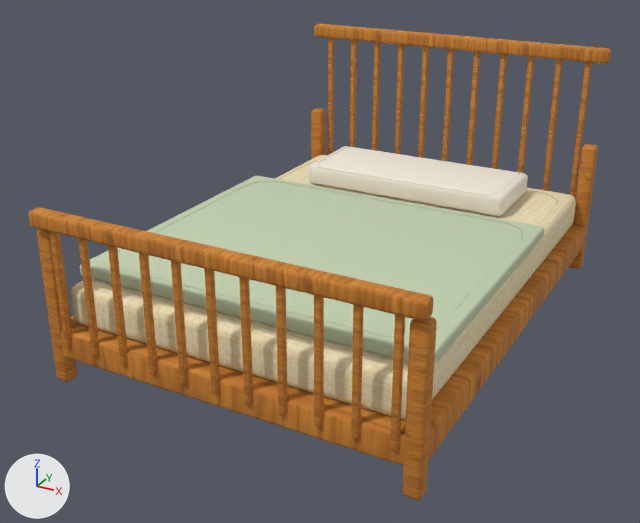
One commit to the Blender file assets-source/blender/spindle-bed.blend: the scene before it, then after it.
One viewpoint serves both versions: a camera (50 mm lens) standing at (1.54, -3.1, 1.77) and looking at (-0.08, -0.16, 0.3). Every picture has the same lights, and +X, +Y and +Z are marked at lower left. The first picture is the older version.
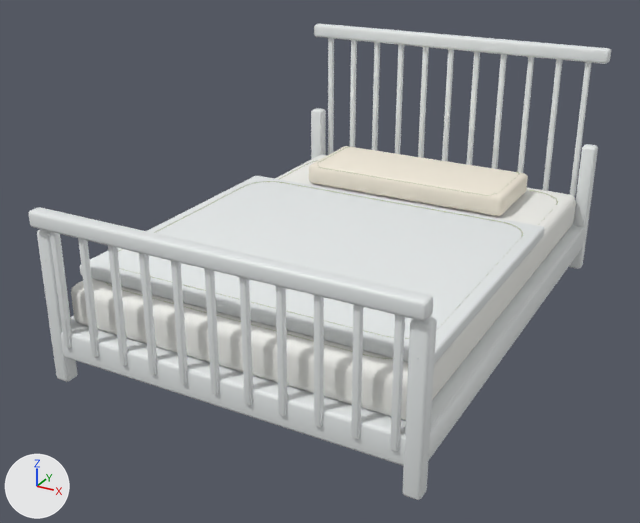
Location of each change, [x1, y1, x2, y2] in pixels of the pictures (640 x 523 px):
'folded_quilt', recoloured (pale green to white)
    both: [80, 176, 544, 364]
'inset_mattress', surface changed
    both: [71, 155, 576, 420]
'bed_frame', surface changed
    both: [61, 224, 585, 466]
'head_rail.001', surface changed (orange to white)
    both: [29, 207, 433, 321]
'post.002', surface changed (brown to white)
    both: [402, 317, 437, 500]
'head_rail', surface changed (brown to white)
    both: [314, 24, 611, 64]
'post', surface changed (brown to white)
    both: [37, 229, 78, 382]
'post.003', surface changed (brown to white)
    both: [569, 144, 598, 269]
'spindle.021', surface changed (brown to white)
    both: [390, 315, 405, 451]
'spindle.020', surface changed (brown to white)
    both: [351, 304, 364, 439]
'spindle.019', surface changed (brown to white)
    both: [314, 295, 324, 427]
'spindle.018', surface changed (brown to white)
    both: [276, 286, 288, 416]
'spindle.017', surface changed (brown to white)
    both: [239, 277, 253, 405]
'spindle.016', surface changed (brown to white)
    both: [204, 269, 220, 395]
'spindle.015', surface changed (brown to white)
    both: [171, 261, 188, 385]
'spindle.014', surface changed (brown to white)
    both: [139, 253, 157, 375]
'spindle.013', surface changed (brown to white)
    both: [108, 246, 127, 366]
'spindle.012', surface changed (brown to white)
    both: [78, 238, 99, 357]
'spindle.011', surface changed (brown to white)
    both: [50, 232, 71, 348]
'spindle.010', surface changed (brown to white)
    both: [570, 62, 592, 198]
'spindle.009', surface changed (brown to white)
    both: [543, 59, 563, 191]
'post.001', surface changed (brown to white)
    both: [311, 108, 326, 159]
'spindle.008', surface changed (brown to white)
    both: [518, 57, 534, 173]
'spindle.007', surface changed (brown to white)
    both: [492, 54, 507, 169]
'spindle', surface changed (brown to white)
    both: [328, 38, 334, 155]
'spindle.006', surface changed (brown to white)
    both: [466, 52, 480, 165]
'spindle.005', surface changed (brown to white)
    both: [442, 49, 454, 161]
'spindle.004', surface changed (brown to white)
    both: [418, 47, 429, 158]
'spindle.003', surface changed (brown to white)
    both: [395, 45, 404, 154]
'spindle.002', surface changed (brown to white)
    both: [372, 42, 380, 151]
'spindle.001', surface changed (brown to white)
    both: [350, 40, 357, 147]

The change in detail:
In material 'wood-honey-textured' (mat_wood_honey_textured), texture is no longer img_handpainted_honey_oak_png.
In material 'wood-honey-textured' (mat_wood_honey_textured), base_color is now set to (0.81, 0.84, 0.84), white #e8ecec.
In material 'wood-honey-textured' (mat_wood_honey_textured), roughness goes from 0.82 to 0.47.
In material 'linen-textured' (mat_linen_textured), texture is no longer img_handpainted_cream_linen_png.
In material 'linen-textured' (mat_linen_textured), base_color is now set to (0.9, 0.9, 0.86), white #f3f3ef.
In material 'linen-textured' (mat_linen_textured), roughness goes from 0.98 to 0.94.
Material 'upholstery-textured' (mat_upholstery_textured) changes colour from pale green #c5d3b3 to white #e8ecec; in linear values from (0.56, 0.65, 0.45) to (0.81, 0.84, 0.84).
